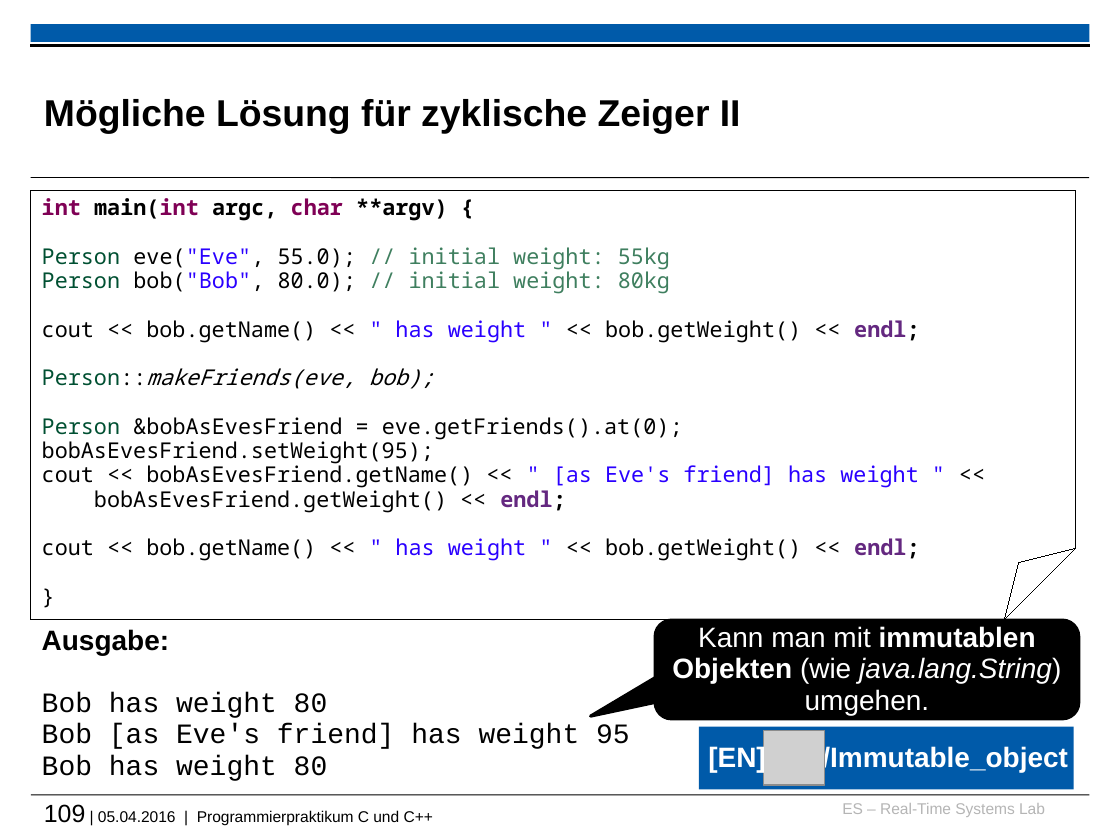
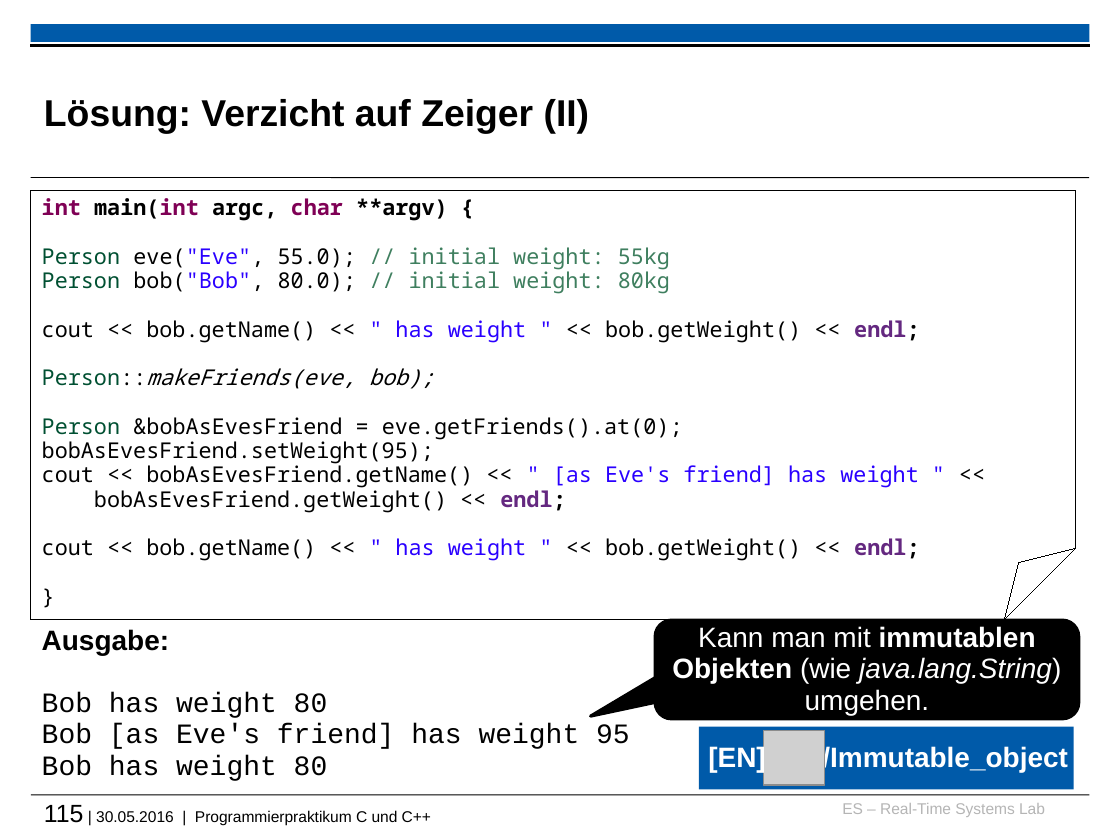
Before and after one commit to h82k/tud-cppp, a slide deck: slide 115 of cppp_lecture.pptx (slide 109 before the commit). Drawn at 1120x840 pixels with LibreOffice and Linux fonts; fonts in the diff are those of the drawing; grey boxes stand for pictures; background and template pictures are left out. Boxes give left, top, right and bottom in pixels: in the first picture for what was removed or moved away, otherwise in the second. Text is boxed around its words. In the diff, an @@ line names an element or a change of style, - is before the commit and + after.

```diff
--- a/cppp_lecture.pptx
+++ b/cppp_lecture.pptx
@@ title at (44, 99, 590, 133): text changed @@
-Mögliche Lösung für zyklische Zeiger II
+Lösung: Verzicht auf Zeiger (II)
@@ text at (44, 805, 431, 825): text changed @@
-109 | 05.04.2016 | Programmierpraktikum C und C++
+115 | 30.05.2016 | Programmierpraktikum C und C++
```
Also in this commit, not shown: 80 other slides changed, 20 slides added, 14 slides removed, 1 other file.
